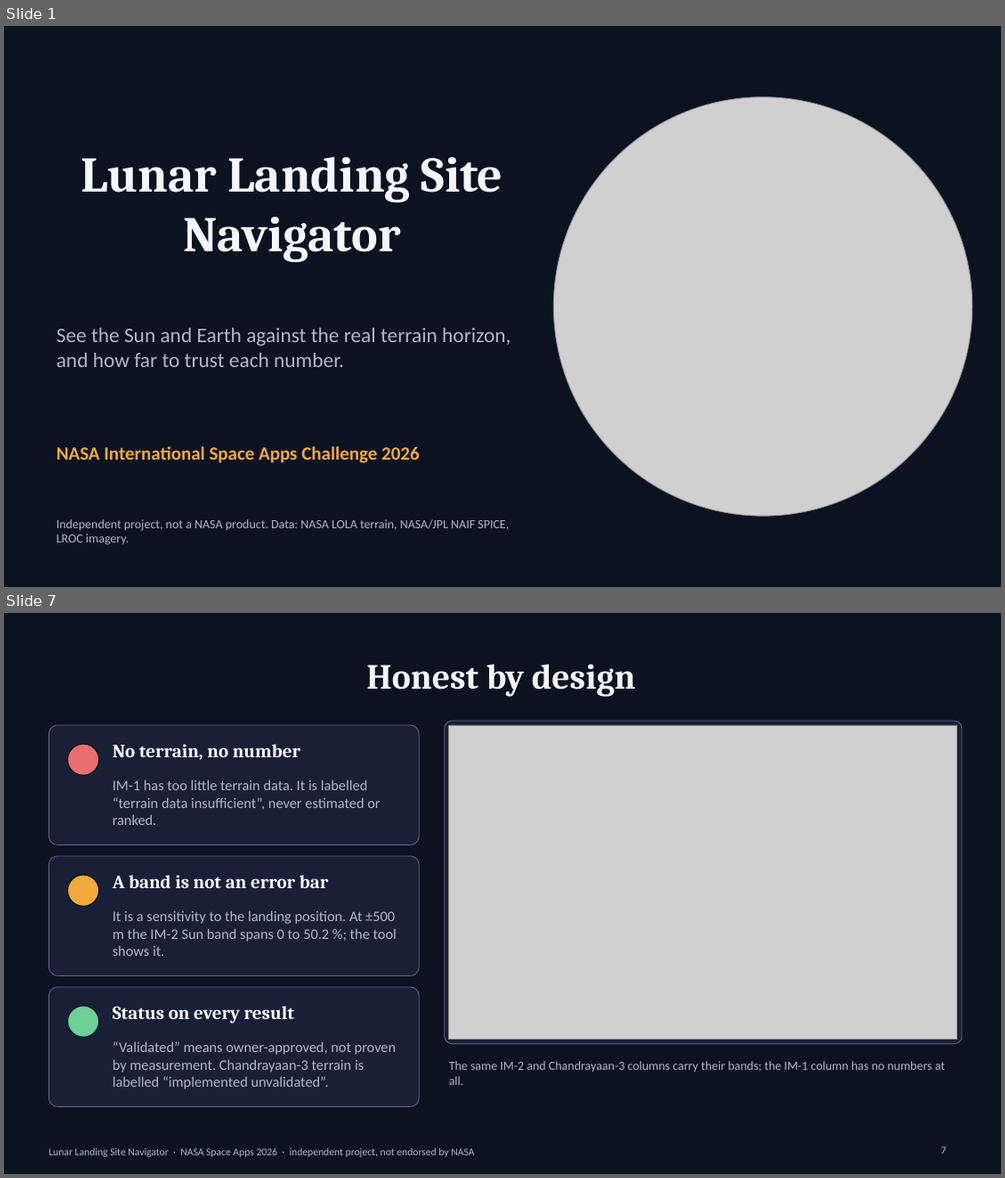
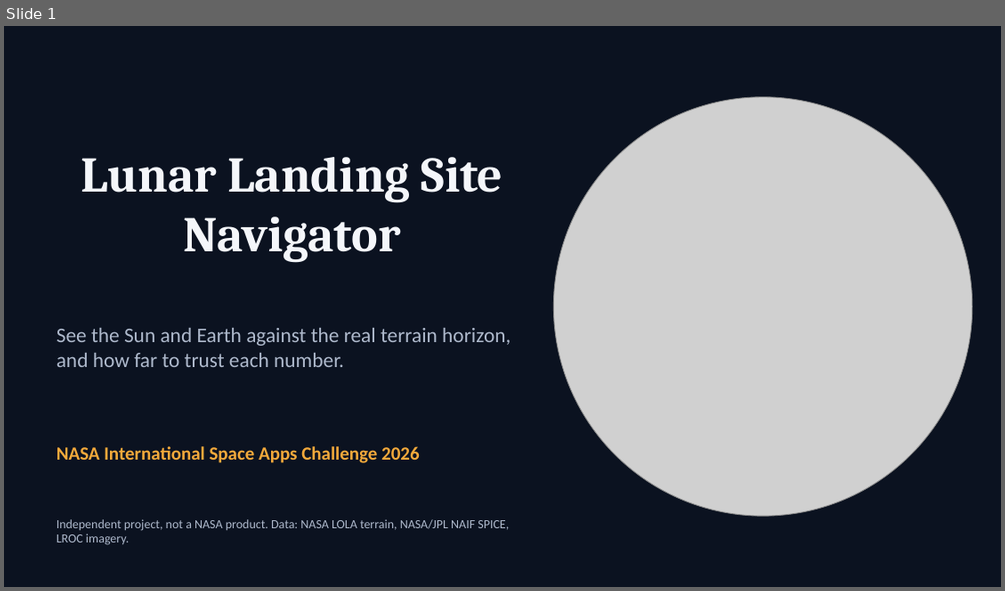
Before and after one commit to Dhinu-2001/NASA-Space-Apps-2026, a slide deck: docs/stage11/presentation/Lunar_Landing_Site_Navigator.pptx. Shown one above the other, each under a label of ours: slides 1 and 7 before the commit, slide 1 after it; the slides between them are not shown. The pictures are 1005x1178 and 1005x591 pixels, drawn with LibreOffice and Linux fonts; fonts in the diff are those of the drawing; grey boxes stand for pictures. Boxes give left, top, right and bottom in pixels: in the first picture for what was removed or moved away, otherwise in the second. Text is boxed around its words. In the diff, an @@ line names an element or a change of style, - is before the commit and + after.

```diff
--- a/docs/stage11/presentation/Lunar_Landing_Site_Navigator.pptx
+++ b/docs/stage11/presentation/Lunar_Landing_Site_Navigator.pptx
@@ slide 7 removed at (4,613,1001,1174), background #0B1220 @@
@@ title removed at (366,664,636,697) @@
-Honest by design
@@ rounded rectangle removed at (48,725,419,844) @@
@@ ellipse removed at (67,744,99,775) @@
@@ text removed at (113,744,300,760) @@
-No terrain, no number
@@ rounded rectangle removed at (445,721,962,1044) @@
@@ picture removed at (449,725,957,1039) @@
@@ text removed at (113,779,380,825) @@
-IM-1 has too little terrain data. It is labelled “terrain data insufficient”, never estimated or ranked.
@@ rounded rectangle removed at (48,856,419,976) @@
@@ ellipse removed at (67,875,99,906) @@
@@ text removed at (113,875,328,888) @@
-A band is not an error bar
@@ text removed at (113,910,396,956) @@
-It is a sensitivity to the landing position. At ±500 m the IM-2 Sun band spans 0 to 50.2 %; the tool shows it.
@@ rounded rectangle removed at (48,987,419,1107) @@
@@ ellipse removed at (67,1005,99,1037) @@
@@ text removed at (113,1005,294,1023) @@
-Status on every result
@@ text removed at (113,1041,396,1089) @@
-“Validated” means owner-approved, not proven by measurement. Chandrayaan-3 terrain is labelled “implemented unvalidated”.
@@ text removed at (449,1061,945,1085) @@
-The same IM-2 and Chandrayaan-3 columns carry their bands; the IM-1 column has no numbers at all.
@@ page number removed at (941,1146,947,1153) @@
-7
@@ text removed at (48,1148,474,1157) @@
-Lunar Landing Site Navigator · NASA Space Apps 2026 · independent project, not endorsed by NASA
```
Also in this commit, not shown: 6 slides changed, 6 other slides removed, 2 other files.
